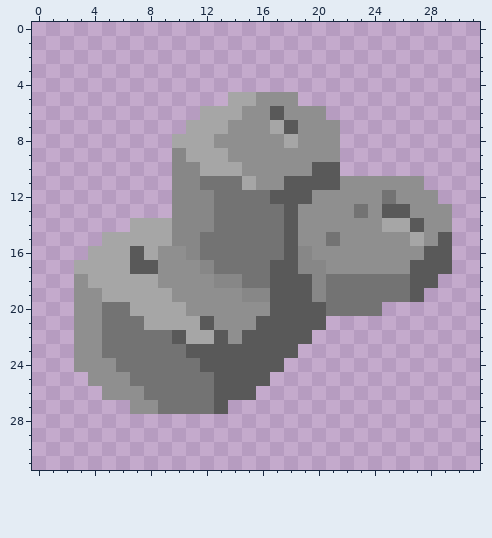
Two versions of one pixel-art file, Tilesets/.aseprite/rocks/rock1.aseprite. That is the earlier state.
32x32 pixels, 1 frame. Colours within 5 levels of each other are drawn and written as one.
After the commit:
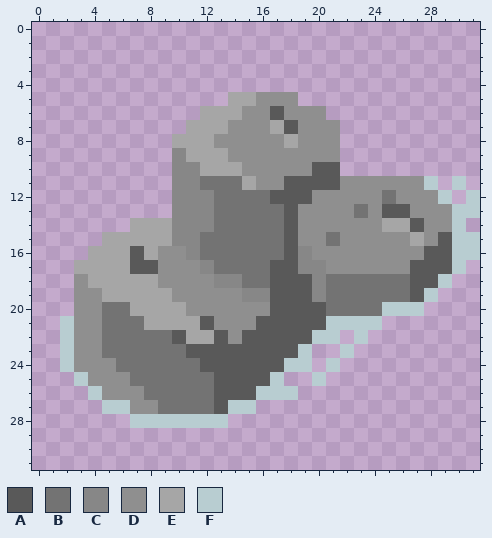
Palette (. is transparent): A #595959  B #737373  C #878787  D #8f8f8f  E #a6a6a6  F #b8cdd1
The edit:
layer "waterdrag" added
Layer "waterdrag":
Colour F is added in row 11 at x 28 and 30; in row 12 at x 29 and 31; in row 13 at x 30 to 31; in row 14 at x 30; in rows 15 to 16 at x 30 to 31; in row 17 at x 30.
Colour F is added in row 18 at x 29; in row 19 at x 28; in row 20 at x 25 to 27; in row 21 at x 2 and 21 to 24; in row 22 at x 2, 20 to 21 and 23; in row 23 at x 2, 19 and 22.
Colour F is added in row 24 at x 2, 18 to 19 and 21; in row 25 at x 3, 17 and 20; in row 26 at x 4 and 16 to 18; in row 27 at x 5 to 6 and 14 to 15; in row 28 at x 7 to 13.
Where, in picture pixels (left, top, right, bottom), the same in both pictures:
added: (60, 176, 480, 428)
